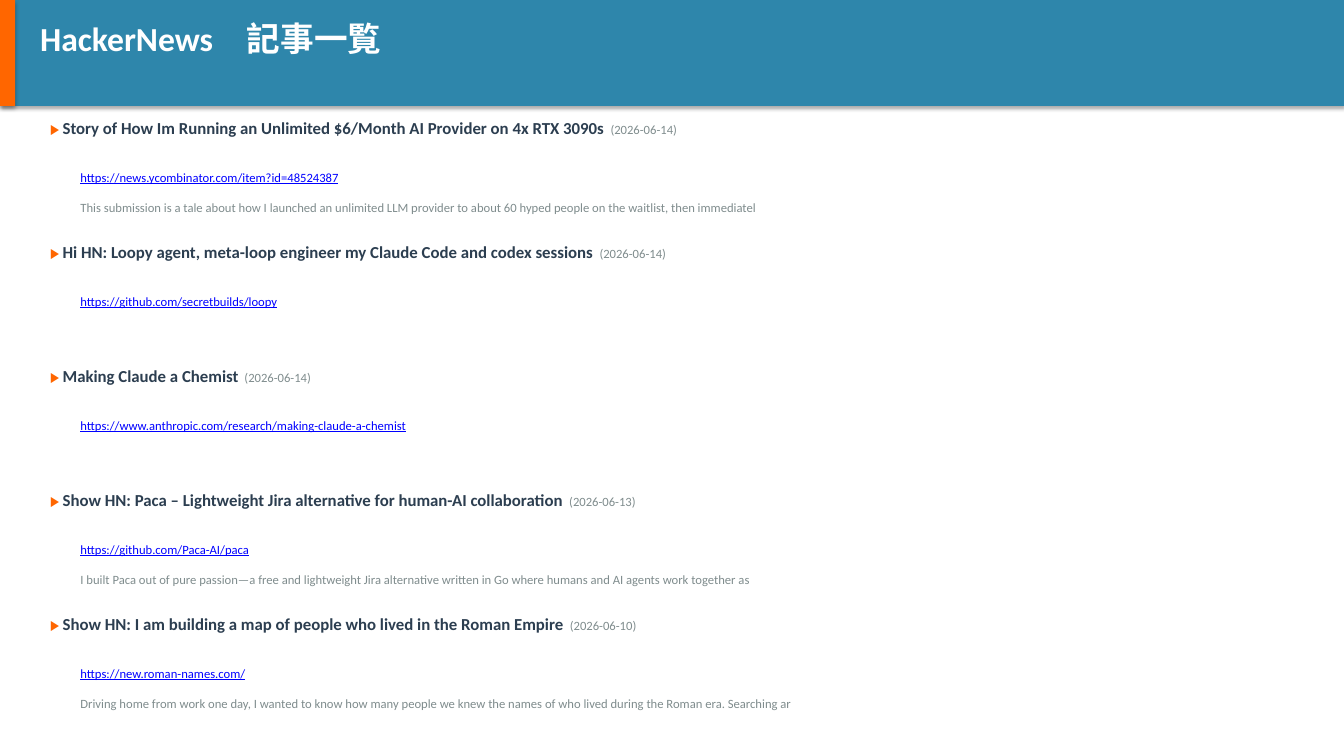
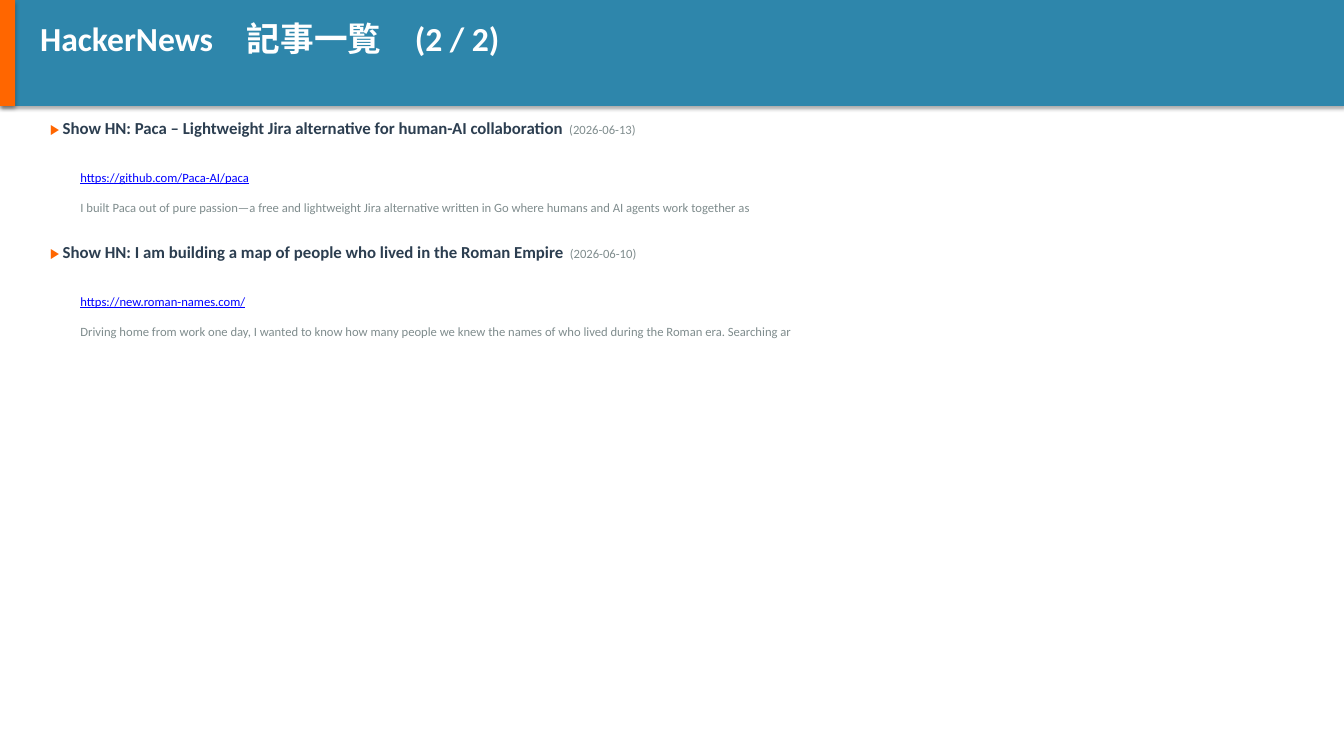
Before and after one commit to h-shoji-jws/ai-news-collector, a slide deck: slide 4 of data/2026-06-14.pptx (slide 3 before the commit). Drawn at 1344x756 pixels with LibreOffice and Linux fonts; fonts in the diff are those of the drawing. Boxes give left, top, right and bottom in pixels: in the first picture for what was removed or moved away, otherwise in the second. Text is boxed around its words. In the diff, an @@ line names an element or a change of style, - is before the commit and + after.

Commit message:
Add daily AI news collection: 2026-06-14

```diff
--- a/data/2026-06-14.pptx
+++ b/data/2026-06-14.pptx
@@ text at (40,22,499,56): text changed @@
-HackerNews 記事一覧
+HackerNews 記事一覧 (2 / 2)
@@ text at (63,122,635,137): text changed @@
-▶ Story of How Im Running an Unlimited $6/Month AI Provider on 4x RTX 3090s (2026-06-14)
+▶ Show HN: Paca – Lightweight Jira alternative for human-AI collaboration (2026-06-13)
@@ text at (80,173,249,184): text changed @@
-https://news.ycombinator.com/item?id=48524387
+https://github.com/Paca-AI/paca
@@ text at (80,203,749,214): text changed @@
-This submission is a tale about how I launched an unlimited LLM provider to about 60 hyped people on the waitlist, then immediatel
+I built Paca out of pure passion—a free and lightweight Jira alternative written in Go where humans and AI agents work together as
@@ text at (63,246,636,261): text changed @@
-▶ Hi HN: Loopy agent, meta-loop engineer my Claude Code and codex sessions (2026-06-14)
+▶ Show HN: I am building a map of people who lived in the Roman Empire (2026-06-10)
@@ text at (80,297,245,308): text changed @@
-https://github.com/secretbuilds/loopy
+https://new.roman-names.com/
@@ text "Driving home from work one ...": place and size @@
-text "Driving home from work one ..." at (80,699,790,710)
+text "Driving home from work one ..." at (80,327,790,338)
@@ text removed at (63,370,310,385) @@
-▶ Making Claude a Chemist (2026-06-14)
@@ text removed at (80,421,405,432) @@
-https://www.anthropic.com/research/making-claude-a-chemist
@@ text removed at (63,494,635,509) @@
-▶ Show HN: Paca – Lightweight Jira alternative for human-AI collaboration (2026-06-13)
@@ text removed at (80,545,249,556) @@
-https://github.com/Paca-AI/paca
@@ text removed at (80,575,749,586) @@
-I built Paca out of pure passion—a free and lightweight Jira alternative written in Go where humans and AI agents work together as
@@ text removed at (63,618,636,633) @@
-▶ Show HN: I am building a map of people who lived in the Roman Empire (2026-06-10)
@@ text removed at (80,669,245,680) @@
-https://new.roman-names.com/
```
Also in this commit, not shown: 8 other slides changed, 1 slide added, 1 other file.
